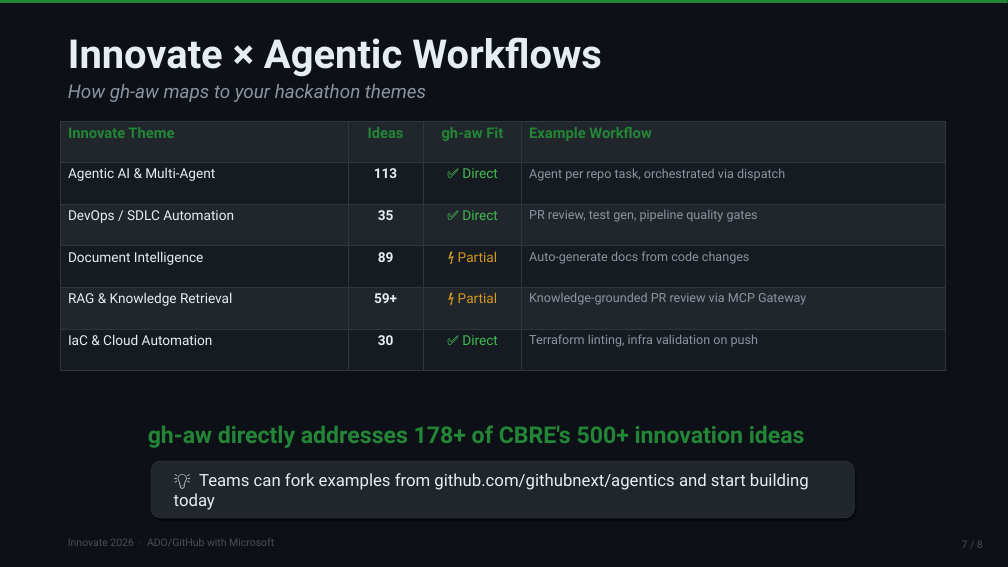
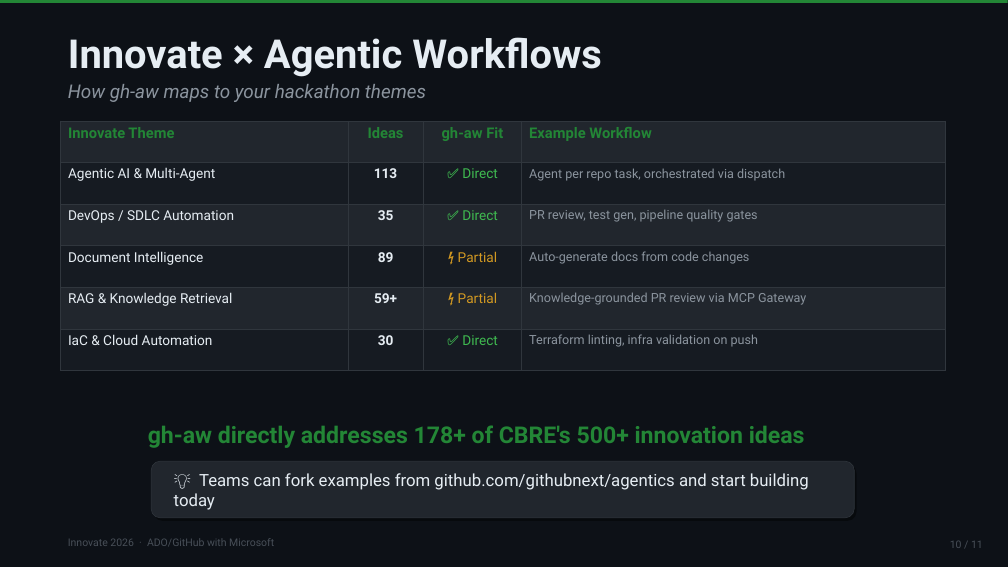
Before and after one commit to lenvolk/gh-aw-dryrun, a slide deck: slide 10 of Innovate2026-AgenticWorkflows.pptx (slide 7 before the commit). Drawn at 1008x567 pixels with LibreOffice and Linux fonts; fonts in the diff are those of the drawing. Boxes give left, top, right and bottom in pixels: in the first picture for what was removed or moved away, otherwise in the second. Text is boxed around its words. In the diff, an @@ line names an element or a change of style, - is before the commit and + after.

```diff
--- a/Innovate2026-AgenticWorkflows.pptx
+++ b/Innovate2026-AgenticWorkflows.pptx
@@ text at [950,541,983,548]: text changed @@
-7 / 8
+10 / 11
```
Also in this commit, not shown: 5 other slides changed, 3 slides added.
